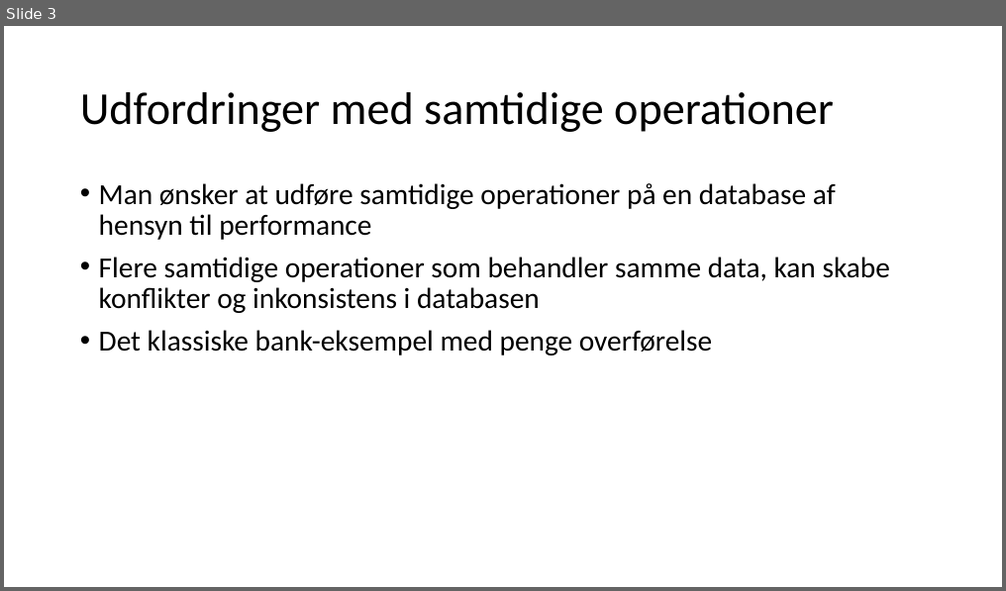
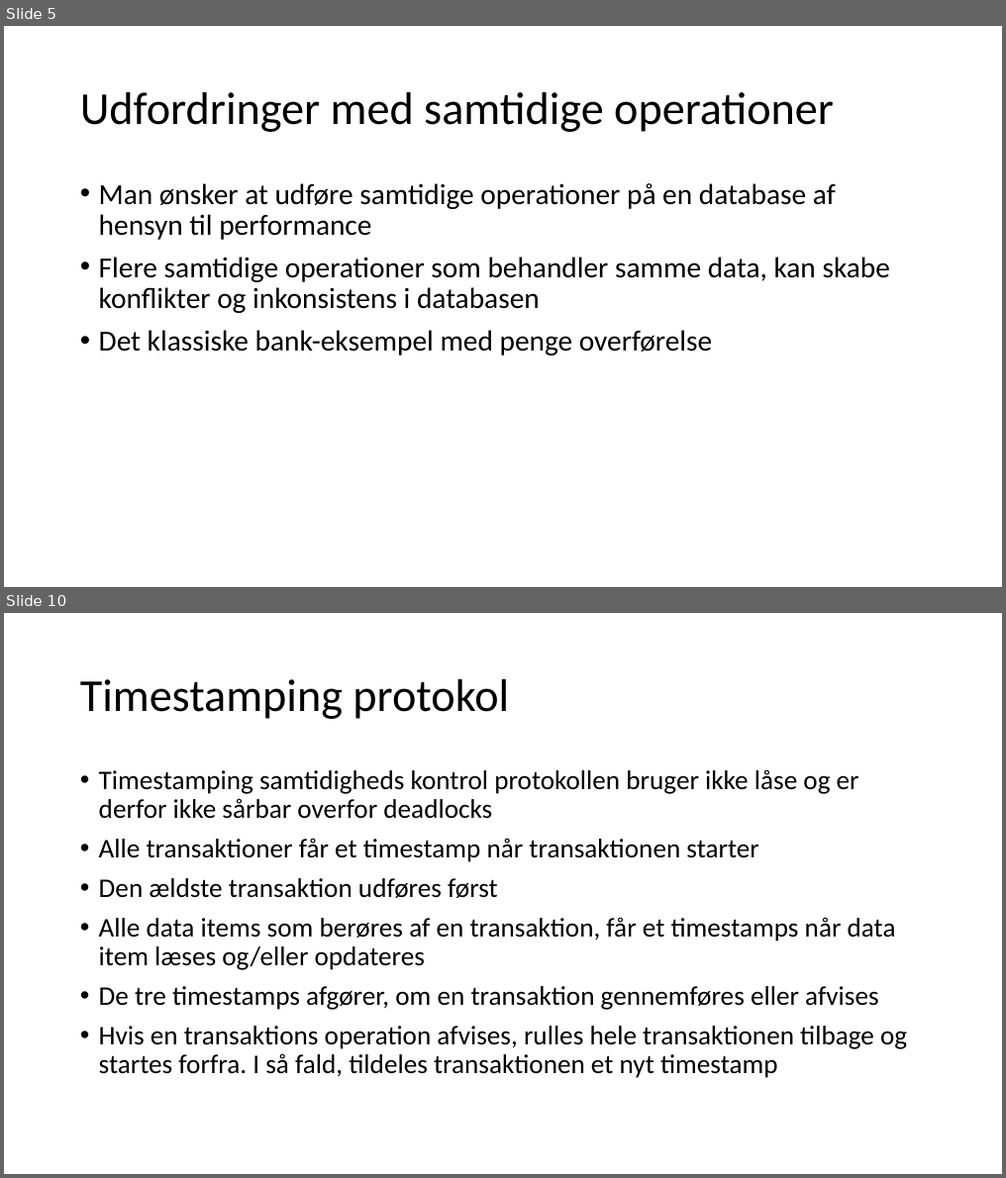
Before and after one commit to JensErikPedersen/misc, a slide deck: eventmanagement/Præsentation.pptx. Shown one above the other, each under a label of ours: slide 3 before the commit, slides 5 and 10 after it; the slides between them are not shown. The pictures are 1006x591 and 1006x1178 pixels, drawn with LibreOffice and Linux fonts; fonts in the diff are those of the drawing. Boxes give left, top, right and bottom in pixels: in the first picture for what was removed or moved away, otherwise in the second. Text is boxed around its words. In the diff, an @@ line names an element or a change of style, - is before the commit and + after.

```diff
--- a/eventmanagement/Præsentation.pptx
+++ b/eventmanagement/Præsentation.pptx
@@ slide 10 added at <box>4,613,1002,1174</box>, background #FFFFFF @@
@@ title added at <box>80,679,509,719</box>, 44 pt, text #000000 @@
+Timestamping protokol
@@ text added at <box>99,769,907,1078</box>, 25.9 pt, text #000000 @@
+• Timestamping samtidigheds kontrol protokollen bruger ikke låse og er derfor ikke sårbar overfor deadlocks
+• Alle transaktioner får et timestamp når transaktionen starter
+• Den ældste transaktion udføres først
+• Alle data items som berøres af en transaktion, får et timestamps når data item læses og/eller opdateres
+• De tre timestamps afgører, om en transaktion gennemføres eller afvises
+• Hvis en transaktions operation afvises, rulles hele transaktionen tilbage og startes forfra. I så fald, tildeles transaktionen et nyt timestamp
@@ what was slide 3 is now slide 5 @@
```
Also in this commit, not shown: 6 slides changed, 1 other slide added, 1 slide removed, 1 other file.
